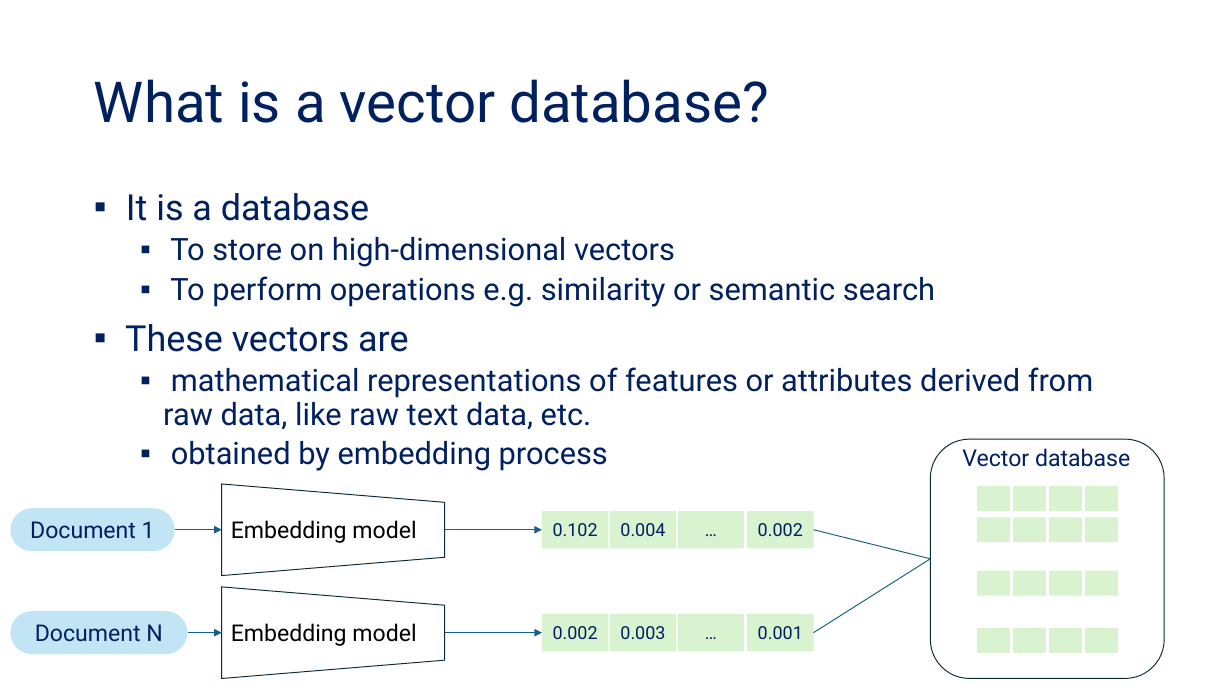
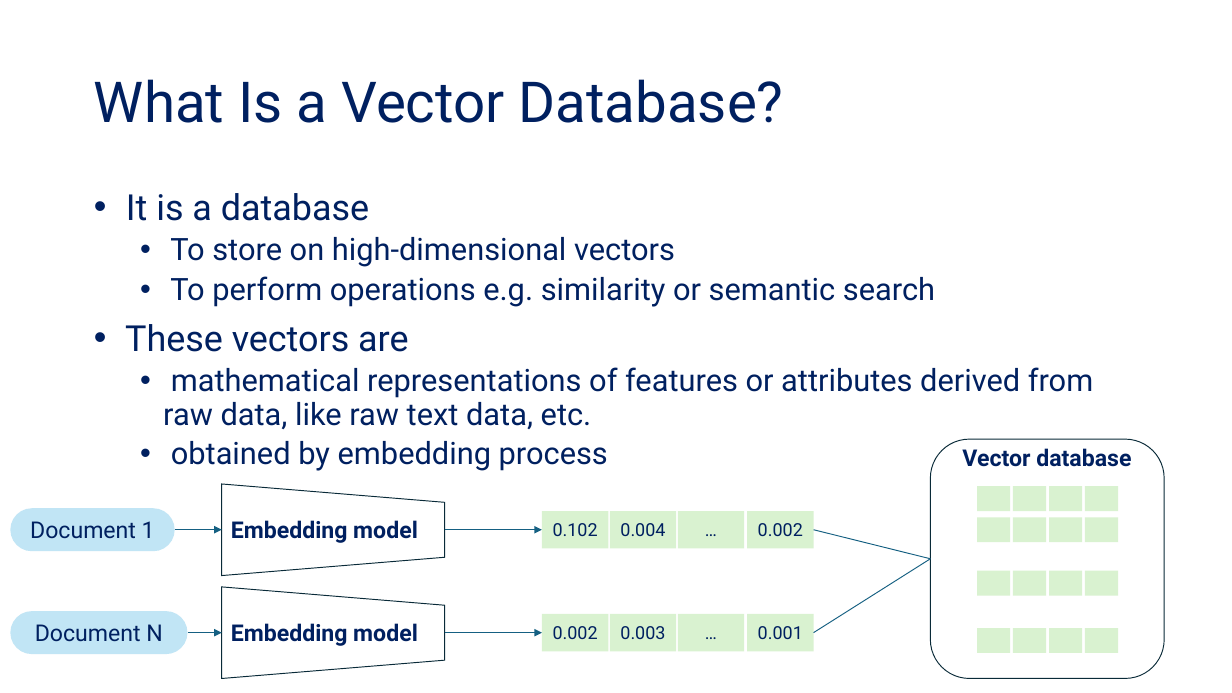
Before and after one commit to tanquangduong/transformer-pt, a slide deck: slide 29 of presentation/Transformer_Udemy/Udemy_P5_Components to build NLP web-applications with LLMs.pptx. Drawn at 1232x693 pixels with LibreOffice and Linux fonts; fonts in the diff are those of the drawing. Boxes give left, top, right and bottom in pixels: in the first picture for what was removed or moved away, otherwise in the second. Text is boxed around its words. In the diff, an @@ line names an element or a change of style, - is before the commit and + after.

```diff
--- a/presentation/Transformer_Udemy/Udemy_P5_Components to build NLP web-applications with LLMs.pptx
+++ b/presentation/Transformer_Udemy/Udemy_P5_Components to build NLP web-applications with LLMs.pptx
@@ title at bbox=[94, 79, 784, 123]: text changed @@
-What is a vector database?
+What Is a Vector Database?
@@ text "It is a database" at bbox=[125, 193, 1093, 471]: bullet ▪ to • @@
@@ text "Vector database" at bbox=[962, 448, 1131, 467]: bold on @@
@@ text "Embedding model" at bbox=[231, 520, 418, 543]: text colour #000000 to #002060, bold on @@
@@ text "Embedding model" at bbox=[231, 623, 418, 646]: text colour #000000 to #002060, bold on @@
```
Also in this commit, not shown: 46 other slides changed, 1 slide added, 5 other files.
